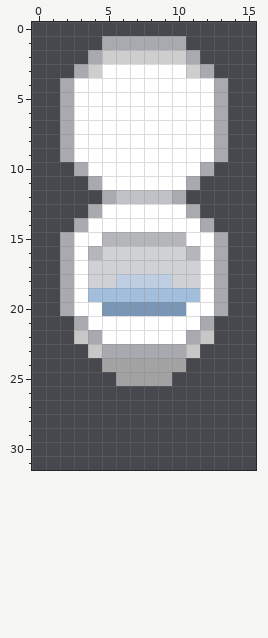
Edited in one commit: pixel-art sprite (Assets/Sprites/Home/Furniture/Bathroom/toilet.png). Above is the file before it was changed.
The file is 16x32 pixels.
Now the later version:
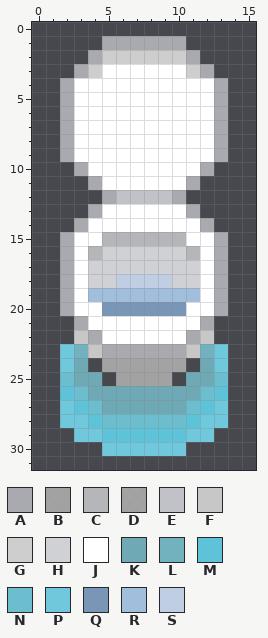
Palette (. is transparent): A #a8aab0  B #afadade3  C #b4b6b9  D #b9b9b9ce  E #c0c2c8  F #c7c7c7  G #cecece  H #d0d1d4  J #ffffff  K #6fa9b5  L #72b1be  M #5ec3d9  N #6cbdce  P #6fc8db  Q #7a96b7  R #a1bedd  S #c0cee4
Difference:
Colour K is added in row 24 at x 3 and 12; in row 25 at x 3 to 4 and 11 to 12; in row 26 at x 4 to 11; in row 27 at x 5 to 10.
Colour L is added in row 23 at x 3 and 12.
Colour M is added in row 26 at x 2 and 13; in row 27 at x 3 and 12; in row 28 at x 4 and 11; in row 29 at x 5 to 10.
Colour N is added in row 25 at x 2 and 13; in row 26 at x 3 and 12; in row 27 at x 4 and 11; in row 28 at x 5 to 10.
Colour P is added in rows 23 to 24 at x 2 and 13; in row 27 at x 2 and 13; in row 28 at x 2 to 3 and 12 to 13; in row 29 at x 3 to 4 and 11 to 12; in row 30 at x 5 to 10.
Pixel boxes of the changes (left, top, right, bottom) in both pictures:
added: (60, 344, 228, 456)
